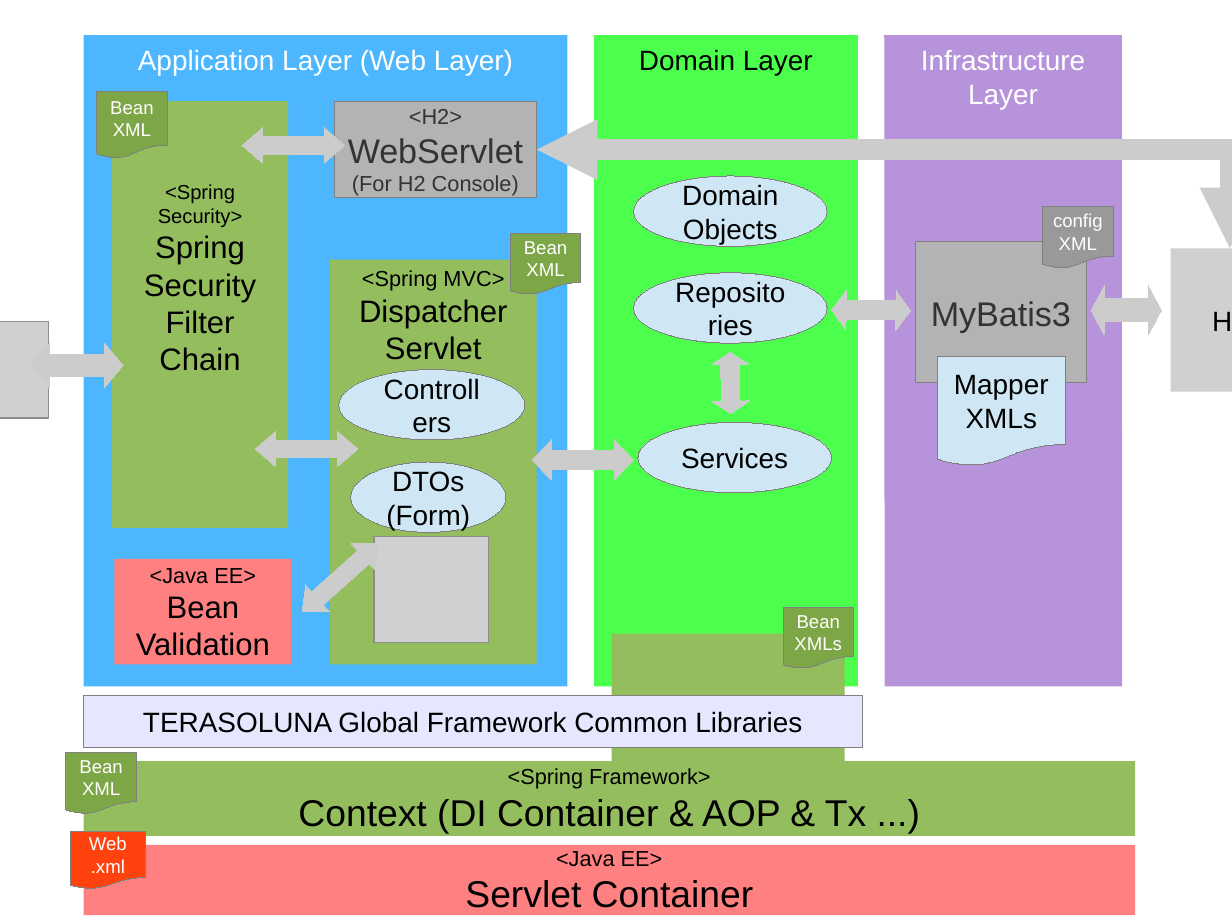
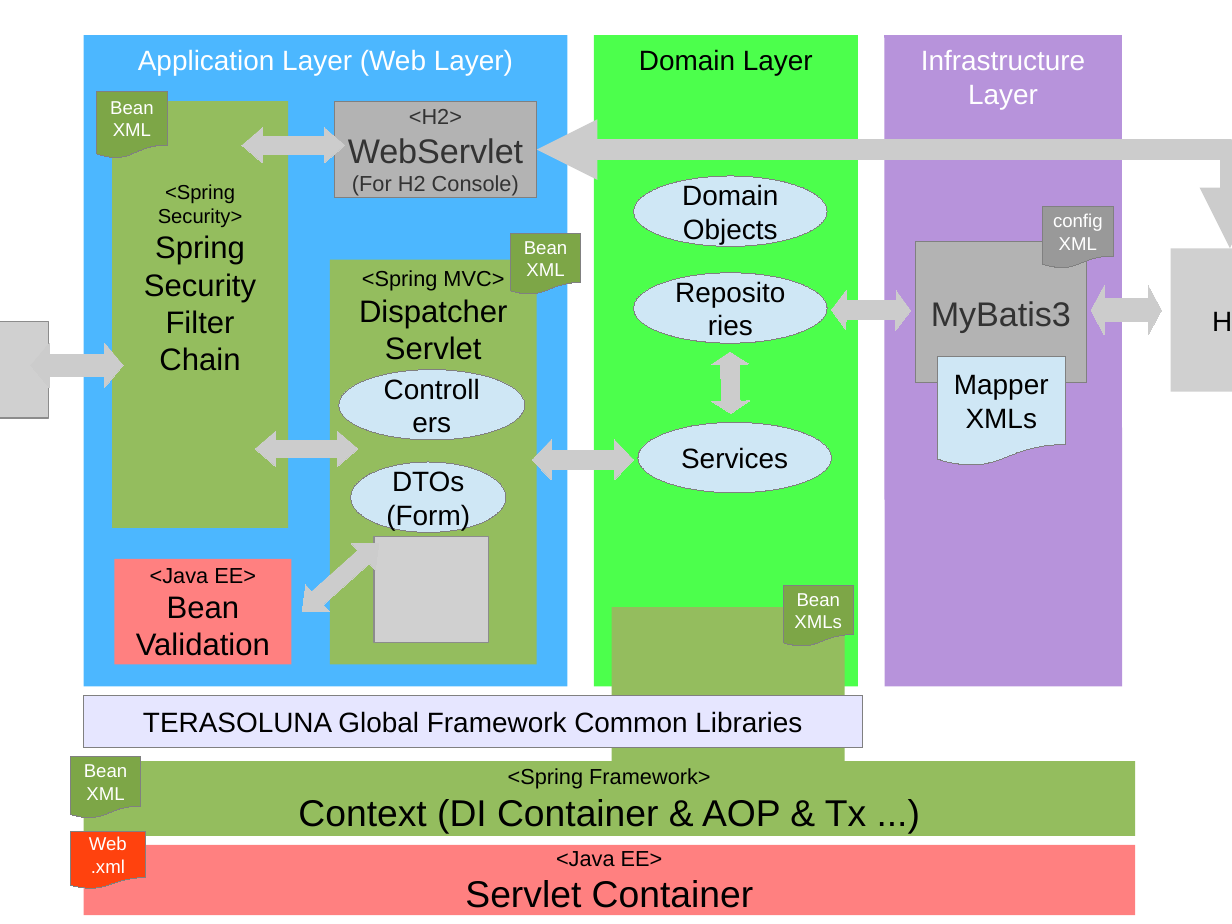
Before and after one commit to kazuki43zoo/demo-application, a slide deck: slide 1 of images/material.odp. Drawn at 1232x924 pixels with LibreOffice and Linux fonts; fonts in the diff are those of the drawing; grey boxes stand for pictures; background and template pictures are left out. Boxes give left, top, right and bottom in pixels: in the first picture for what was removed or moved away, otherwise in the second. Text is boxed around its words. In the diff, an @@ line names an element or a change of style, - is before the commit and + after.

```diff
--- a/images/material.odp
+++ b/images/material.odp
@@ flow chart document "Bean": place and size @@
-flow chart document "Bean" at <box>784,607,854,669</box>
+flow chart document "Bean" at <box>784,586,854,647</box>
@@ rectangle: place and size @@
-rectangle at <box>612,634,845,769</box>
+rectangle at <box>612,607,845,768</box>
@@ flow chart document "Bean": place and size @@
-flow chart document "Bean" at <box>66,752,136,814</box>
+flow chart document "Bean" at <box>70,757,141,818</box>
```
Also in this commit, not shown: 5 other slides changed, 6 other files.
